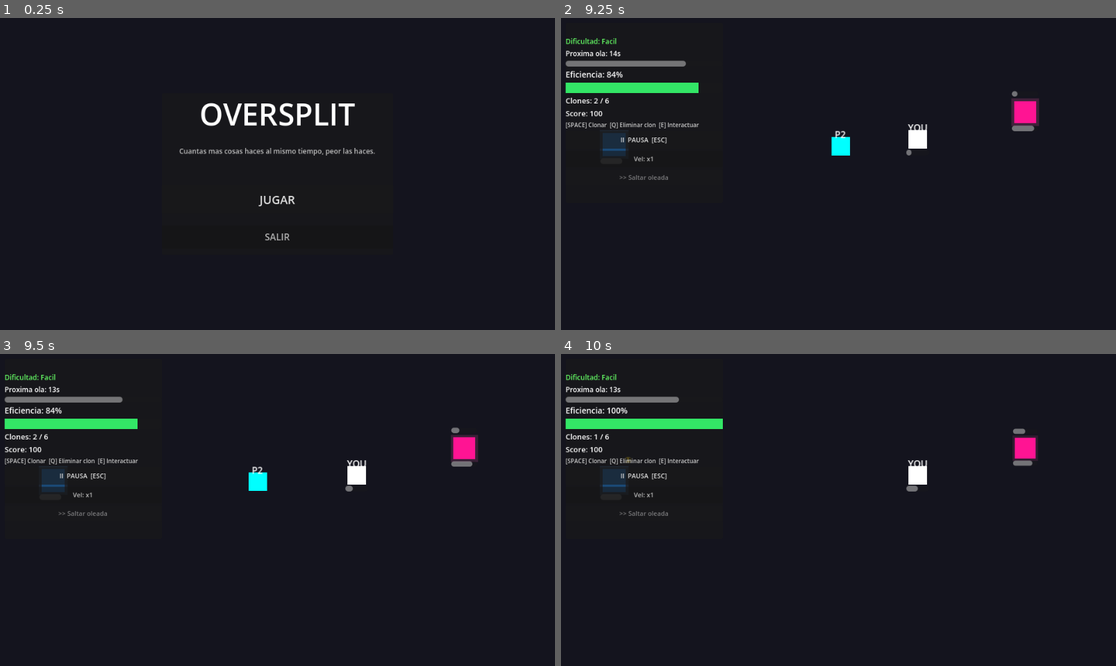
Above: before the commit, frames 1-4 (two rows, left to right).
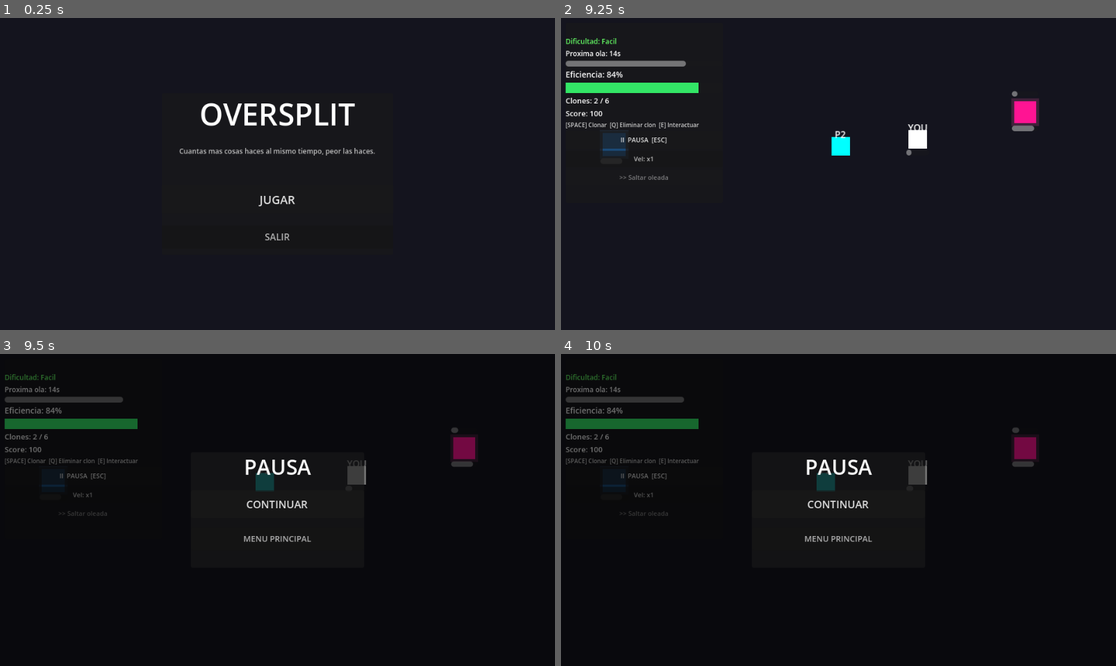
Above: after the commit, the same moments.

Repository: Carlos-creator/OverSplit
Game: Godot game, scene res://scenes/MainMenu.tscn
Two runs of this game, one before a commit and one after it. Both use one fixed random seed, a clock stepped at 60 frames per second and the inputs below.
Inputs (mouse positions are in pixels of both pictures, inside the frame that each line leads up to):
- Up to frame 1 (0.25 s): no input
- Up to frame 2 (9.25 s): click "JUGAR" at 0.5 s; click "II PAUSA [ESC]" at 1.25 s; click "CONTINUAR" at 2 s; click "Vel: x1" at 2.75 s; click "Vel: x1.5" at 3.5 s; click "Vel: x2" at 4.25 s; click ">> Saltar oleada" at 5 s; move the mouse to (960, 158) at 5.77 s; hold Right (ui_right) 5.78-6.53 s; hold Space (create_clone) 5.78-6.53 s; click (960, 158) at 5.92 s; move the mouse to (727, 189) at 6.52 s; hold Down (ui_down) 6.53-7.28 s; tap E (interact) at 6.6, 8.85 s; move the mouse to (894, 105) at 7.27 s; hold Right (ui_right) 7.28-8.03 s; hold Q (remove_clone) 7.28-8.03 s; move the mouse to (810, 236) at 8.02 s; hold Up (ui_up) 8.03-8.78 s; tap Space (create_clone) at 8.1 s; click (810, 236) at 8.17 s; move the mouse to (1005, 220) at 8.77 s; hold Left (ui_left) from 8.78 s (still down)
- Up to frame 3 (9.5 s): keep holding Left (ui_left); tap Escape (ui_cancel) at 9.4 s
- Up to frame 4 (10 s): keep holding Left (ui_left); move the mouse to (672, 463) at 9.52 s; tap Q (remove_clone) at 9.6 s

Frames 1-2 are identical in both runs. In frame 3, 4.1% of the frame differs, in the area x 0-87%, y 6-61%; in frame 4, 4.0%.
Error before the commit: Invalid call. Nonexistent function 'is_action_just_pressed' in base 'InputEventKey'. (res://scripts/PauseMenu.gd:10)

Commit message:
v8.0 beta

Diff:
--- a/project.godot
+++ b/project.godot
@@ -12,7 +12,7 @@
 
 config/name="OverSplit"
 run/main_scene="res://scenes/MainMenu.tscn"
-config/features=PackedStringArray("4.2", "GL Compatibility")
+config/features=PackedStringArray("4.6", "GL Compatibility")
 
 [autoload]
 
--- a/scripts/GameManager.gd
+++ b/scripts/GameManager.gd
@@ -2,7 +2,6 @@
 
 signal efficiency_changed(value: float)
 signal clone_count_changed(count: int)
-signal game_over()
 signal wave_started(wave_number: int)
 
 const MAX_CLONES := 6
--- a/scripts/PauseMenu.gd
+++ b/scripts/PauseMenu.gd
@@ -7,7 +7,9 @@
 	$Panel/VBox/MenuButton.pressed.connect(_on_menu)
 
 func _unhandled_input(event: InputEvent) -> void:
-	if event.is_action_just_pressed("ui_cancel"):
+	if event is InputEventJoypadMotion:
+		return
+	if event.is_action_pressed("ui_cancel", false):
 		if get_tree().paused:
 			_on_resume()
 		else:
--- a/scripts/PlayerController.gd
+++ b/scripts/PlayerController.gd
@@ -52,7 +52,7 @@
 	if to_self.length() > ORBIT_RADIUS:
 		global_position = _interact_target.global_position + to_self.normalized() * ORBIT_RADIUS
 
-func _handle_movement(delta: float) -> void:
+func _handle_movement(_delta: float) -> void:
 	var gm: Node = get_node("/root/GameManager")
 	var speed: float = gm.get_speed()
 	var dir := Vector2.ZERO
@@ -80,7 +80,7 @@
 		if other != null and other.has_method("receive_push") and other._interacting:
 			other.receive_push(velocity.normalized() * 28.0)
 
-func _handle_ai_movement(delta: float) -> void:
+func _handle_ai_movement(_delta: float) -> void:
 	if _next_target == null or not is_instance_valid(_next_target):
 		return
 	var gm: Node = get_node("/root/GameManager")
--- a/scripts/SwitchTask.gd
+++ b/scripts/SwitchTask.gd
@@ -88,7 +88,7 @@
 		glow_color.a = glow_alpha
 		border_rect.color = glow_color
 
-func _update_state_layer(time_ratio: float, work_left: float) -> void:
+func _update_state_layer(time_ratio: float, _work_left: float) -> void:
 	if time_ratio > 0.35 or has_directive:
 		if _urgency_active:
 			_deactivate_urgency()
--- a/scripts/TaskSpawner.gd
+++ b/scripts/TaskSpawner.gd
@@ -14,7 +14,7 @@
 func _ready() -> void:
 	get_node("/root/GameManager").wave_started.connect(_on_wave_started)
 
-func _on_wave_started(wave_number: int) -> void:
+func _on_wave_started(_wave_number: int) -> void:
 	var gm := get_node("/root/GameManager")
 	var count: int = gm.get_task_count()
 	for i in count:
Not shown, removed: Notas.txt
Not shown, changed: README.md
